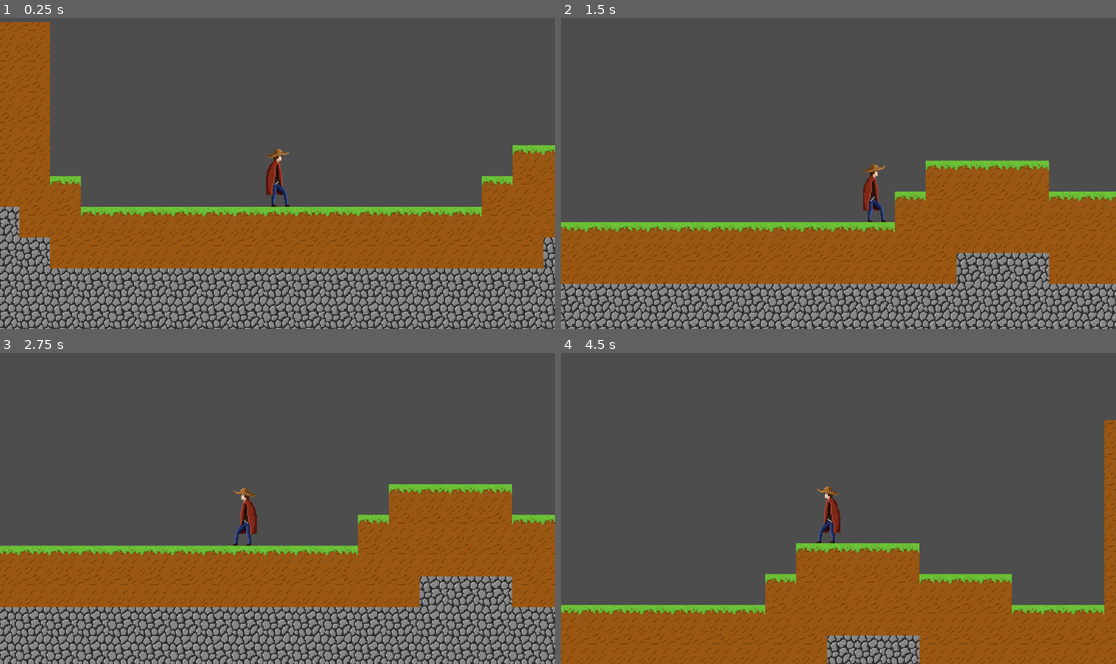
Above: before the commit, frames 1-4 (two rows, left to right).
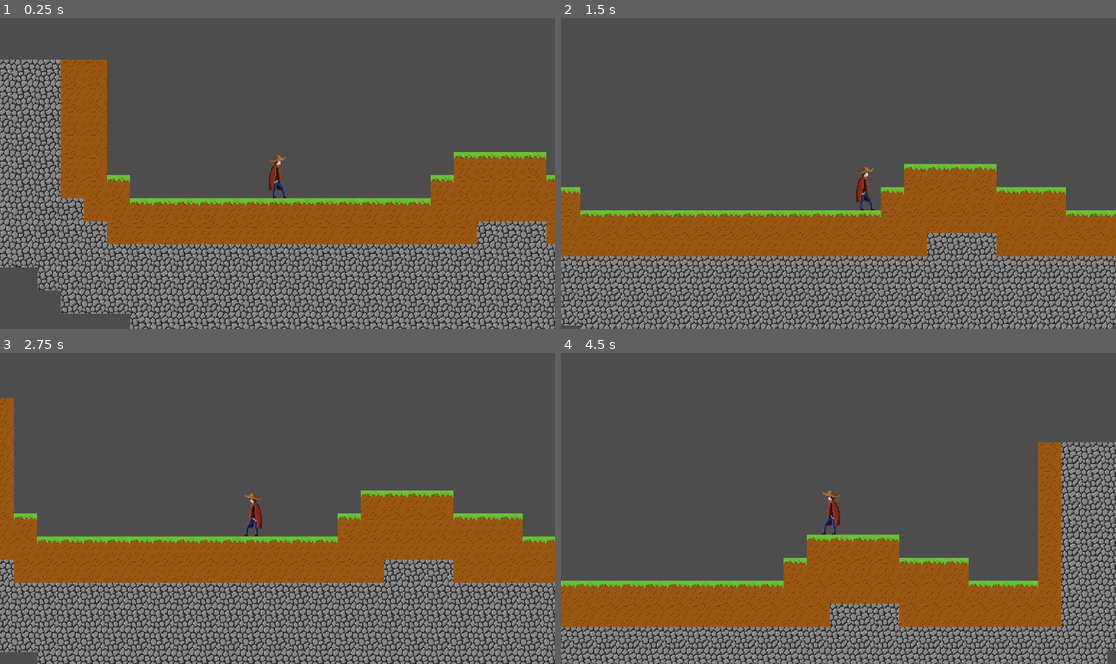
Above: after the commit, the same moments.

Repository: lukaiakobidze/2DGodot
Game: Godot game, scene res://scenes/game.tscn
Same seed, same stepped clock (60 frames per second), same inputs: the game is played once before the commit and once after it.
Inputs (mouse positions are in pixels of both pictures, inside the frame that each line leads up to):
- Up to frame 1 (0.25 s): no input
- Up to frame 2 (1.5 s): tap Enter at 0.5 s; move the mouse to (960, 157) at 0.52 s; press the mouse at (960, 157) at 0.53 s; hold D (move_right) from 0.53 s (still down); tap W (jump) at 0.77 s; move the mouse to (727, 189) at 1.27 s; release the mouse at (727, 189) at 1.28 s; click (727, 189) at 1.35 s
- Up to frame 3 (2.75 s): tap W (jump) at 1.52 s; move the mouse to (333, 440) at 2.02 s; release D (move_right) at 2.03 s; press the mouse at (333, 440) at 2.03 s; hold A (move_left) from 2.03 s (still down)
- Up to frame 4 (4.5 s): move the mouse to (810, 570) at 2.77 s; release A (move_left) at 2.78 s; release the mouse at (810, 570) at 2.78 s; hold D (move_right) 2.78-4.28 s; click (810, 570) at 2.85 s; tap W (jump) at 3.02, 3.77 s; move the mouse to (1005, 555) at 3.52 s; press the mouse at (1005, 555) at 3.53 s; move the mouse to (672, 461) at 4.27 s; release the mouse at (672, 461) at 4.28 s; hold A (move_left) from 4.28 s (still down); click (672, 461) at 4.35 s

The runs differ from the first frame. In frame 1, 40% of the frame differs, in the area x 0-100%, y 1-100%; in frame 2, 27%; in frame 3, 30%; in frame 4, 28%.

Commit message:
adjusted idle animation and camera zoom.

Diff:
--- a/scenes/game.tscn
+++ b/scenes/game.tscn
@@ -43,5 +43,5 @@
 
 [node name="Camera2D" type="Camera2D" parent="Player"]
 position = Vector2(-1, -35)
-zoom = Vector2(2, 2)
+zoom = Vector2(1.5, 1.5)
 position_smoothing_enabled = true
--- a/scenes/player.tscn
+++ b/scenes/player.tscn
@@ -1,49 +1,84 @@
-[gd_scene load_steps=10 format=3 uid="uid://dfd1704uq8qtd"]
+[gd_scene load_steps=15 format=3 uid="uid://dfd1704uq8qtd"]
 
 [ext_resource type="Script" path="res://scripts/player.gd" id="1_4xg56"]
-[ext_resource type="Texture2D" uid="uid://e3jer5tbpqlk" path="res://assets/player_Right.png" id="1_teato"]
+[ext_resource type="Texture2D" uid="uid://gjp4bqk0jt8l" path="res://assets/player_idle_spritesheet.png" id="2_fsbk7"]
 
-[sub_resource type="AtlasTexture" id="AtlasTexture_i3qk8"]
-atlas = ExtResource("1_teato")
+[sub_resource type="AtlasTexture" id="AtlasTexture_86y11"]
+atlas = ExtResource("2_fsbk7")
 region = Rect2(0, 0, 32, 64)
 
-[sub_resource type="AtlasTexture" id="AtlasTexture_7drou"]
-atlas = ExtResource("1_teato")
+[sub_resource type="AtlasTexture" id="AtlasTexture_ebwji"]
+atlas = ExtResource("2_fsbk7")
 region = Rect2(32, 0, 32, 64)
 
-[sub_resource type="AtlasTexture" id="AtlasTexture_3fq73"]
-atlas = ExtResource("1_teato")
+[sub_resource type="AtlasTexture" id="AtlasTexture_of2hi"]
+atlas = ExtResource("2_fsbk7")
 region = Rect2(64, 0, 32, 64)
 
-[sub_resource type="AtlasTexture" id="AtlasTexture_p3mmd"]
-atlas = ExtResource("1_teato")
-region = Rect2(0, 64, 32, 64)
+[sub_resource type="AtlasTexture" id="AtlasTexture_rqgx5"]
+atlas = ExtResource("2_fsbk7")
+region = Rect2(96, 0, 32, 64)
 
-[sub_resource type="AtlasTexture" id="AtlasTexture_dsnef"]
-atlas = ExtResource("1_teato")
-region = Rect2(32, 64, 32, 64)
+[sub_resource type="AtlasTexture" id="AtlasTexture_1n8u2"]
+atlas = ExtResource("2_fsbk7")
+region = Rect2(128, 0, 32, 64)
+
+[sub_resource type="AtlasTexture" id="AtlasTexture_v11oh"]
+atlas = ExtResource("2_fsbk7")
+region = Rect2(160, 0, 32, 64)
+
+[sub_resource type="AtlasTexture" id="AtlasTexture_tvfcd"]
+atlas = ExtResource("2_fsbk7")
+region = Rect2(192, 0, 32, 64)
+
+[sub_resource type="AtlasTexture" id="AtlasTexture_5cts7"]
+atlas = ExtResource("2_fsbk7")
+region = Rect2(224, 0, 32, 64)
+
+[sub_resource type="AtlasTexture" id="AtlasTexture_yeqni"]
+atlas = ExtResource("2_fsbk7")
+region = Rect2(256, 0, 32, 64)
+
+[sub_resource type="AtlasTexture" id="AtlasTexture_0lrcj"]
+atlas = ExtResource("2_fsbk7")
+region = Rect2(288, 0, 32, 64)
 
 [sub_resource type="SpriteFrames" id="SpriteFrames_m3g1l"]
 animations = [{
 "frames": [{
 "duration": 1.0,
-"texture": SubResource("AtlasTexture_i3qk8")
+"texture": SubResource("AtlasTexture_86y11")
 }, {
 "duration": 1.0,
-"texture": SubResource("AtlasTexture_7drou")
+"texture": SubResource("AtlasTexture_ebwji")
 }, {
 "duration": 1.0,
-"texture": SubResource("AtlasTexture_3fq73")
+"texture": SubResource("AtlasTexture_of2hi")
 }, {
 "duration": 1.0,
-"texture": SubResource("AtlasTexture_p3mmd")
+"texture": SubResource("AtlasTexture_rqgx5")
 }, {
 "duration": 1.0,
-"texture": SubResource("AtlasTexture_dsnef")
+"texture": SubResource("AtlasTexture_1n8u2")
+}, {
+"duration": 1.0,
+"texture": SubResource("AtlasTexture_v11oh")
+}, {
+"duration": 1.0,
+"texture": SubResource("AtlasTexture_tvfcd")
+}, {
+"duration": 1.0,
+"texture": SubResource("AtlasTexture_5cts7")
+}, {
+"duration": 1.0,
+"texture": SubResource("AtlasTexture_yeqni")
+}, {
+"duration": 1.0,
+"texture": SubResource("AtlasTexture_0lrcj")
 }],
 "loop": true,
 "name": &"idle",
-"speed": 6.0
+"speed": 8.0
 }]
 
 [sub_resource type="CapsuleShape2D" id="CapsuleShape2D_al3ui"]
@@ -58,7 +93,7 @@
 sprite_frames = SubResource("SpriteFrames_m3g1l")
 animation = &"idle"
 autoplay = "idle"
-frame_progress = 0.138436
+frame_progress = 0.959278
 
 [node name="CollisionShape2D" type="CollisionShape2D" parent="."]
 position = Vector2(-1, -30)
Binary file added: assets/player_idle_spritesheet.png
Not shown, added: assets/player_idle_spritesheet.png.import
